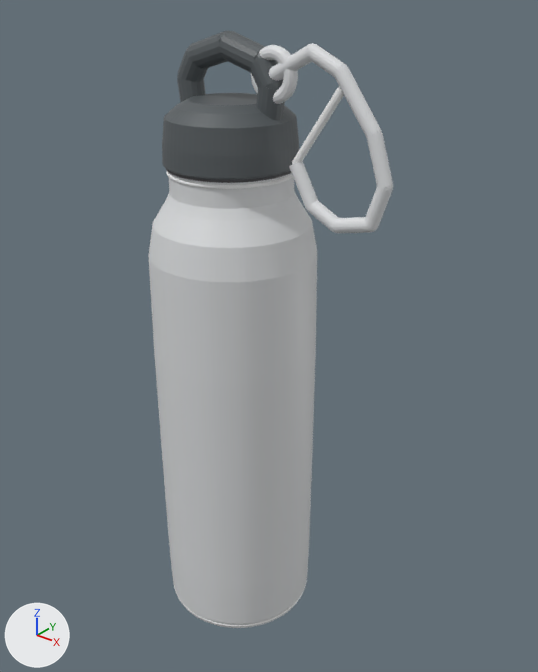
The glTF model site/models/bottle.glb: old version first, new version second.
Camera for both pictures: a camera (50 mm lens) standing at (2.47, -2.79, 2.17) and looking at (0.18, 0.07, 0.39). Every picture has the same lights, and +X, +Y and +Z are marked at lower left. The older version comes first. Where no turn or scale is listed for an object, it has been applied to the vertices.

Objects in the first picture: 'bottle__n000', 'bottle__n002', 'bottle__n003', 'bottle__n006', 'bottle__n007', 'bottle__n008' and 3 more.
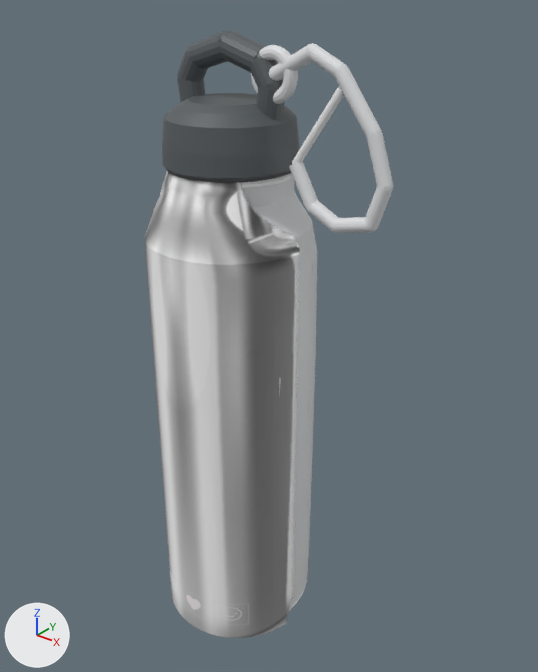
Pixel boxes (x1, y1, x2, y2) of what changed, in the pictures (538 x 672 px):
'photo_bottle', added: after (145, 171, 300, 638)

The change, as a list of edits to the scene's bpy script:
```text
Add img_image_0:
    img_image_0 = load_image('Image_0', '_unpacked/Image_0', 293, 821, 'sRGB')
Add mat_photo_projected_bottle_front:
    mat_photo_projected_bottle_front = principled_material('photo_projected_bottle_front')
    mat_photo_projected_bottle_front.texture = img_image_0  # with its transparency
    mat_photo_projected_bottle_front.roughness = 0.98
Add me_photo_projected_bottle_front:
    me_photo_projected_bottle_front.from_pydata(...)  # 4171 vertices, 8064 faces; spans x -0.49..0.54, y -0.46..-0.04, z -1.47..1.33
    me_photo_projected_bottle_front.materials.append(mat_photo_projected_bottle_front)  # picture img_image_0
Add ob_photo_bottle:
    ob_photo_bottle = bpy.data.objects.new('photo_bottle', me_photo_projected_bottle_front)
    ob_photo_bottle.location = (0.0, 0.0, 0.0)
```
